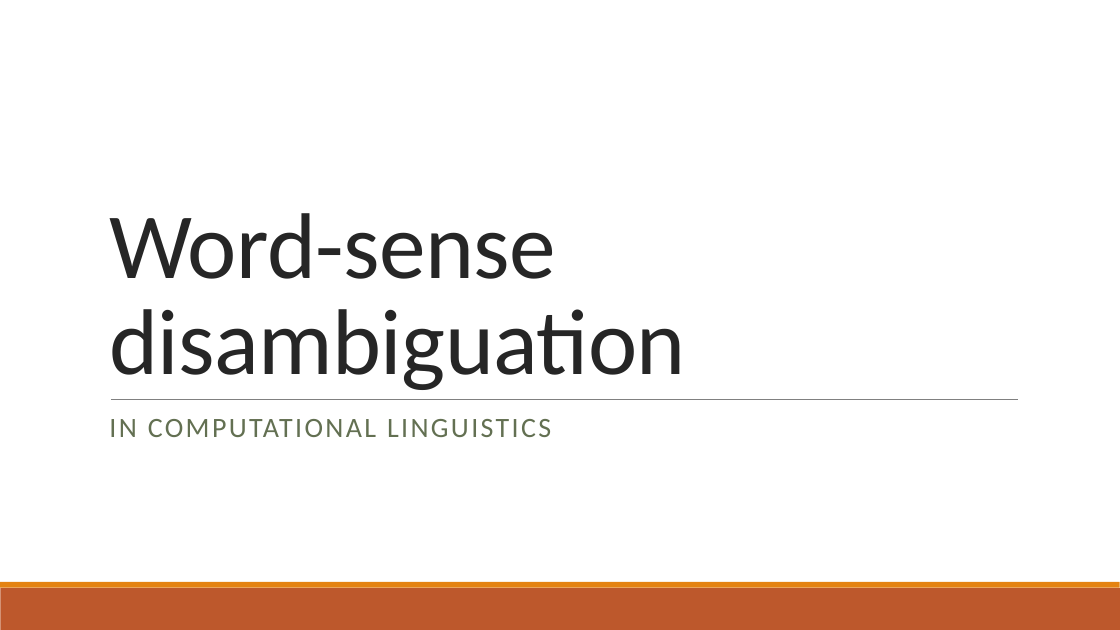
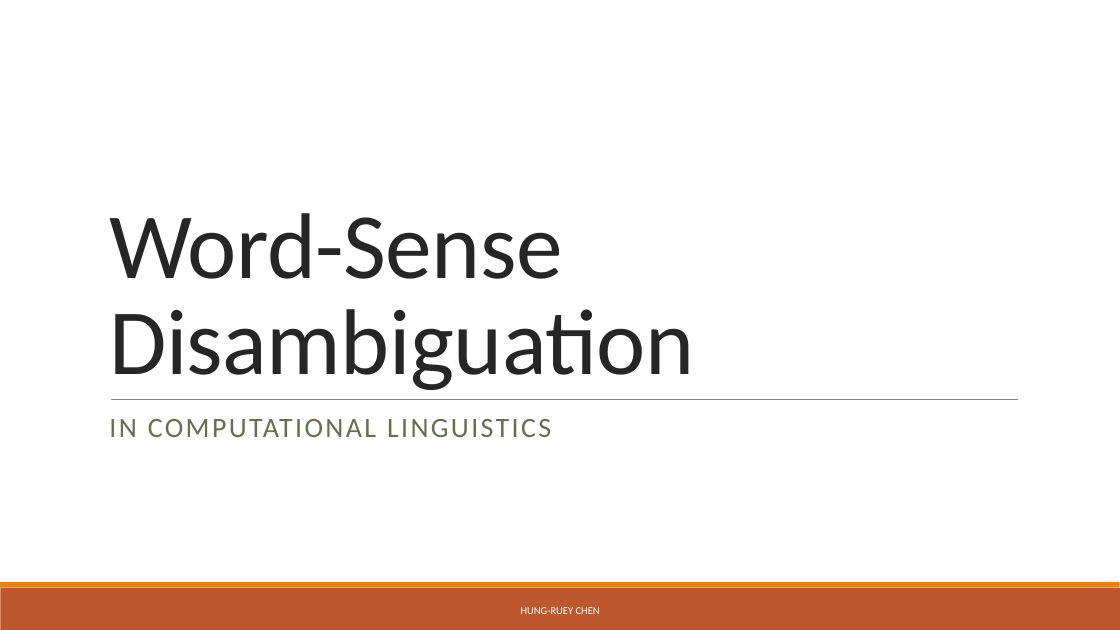
Before and after one commit to vbigmouse/SemEval, a slide deck: slide 1 of Word-sense disambiguation.pptx. Drawn at 1120x630 pixels with LibreOffice and Linux fonts; fonts in the diff are those of the drawing. Boxes give left, top, right and bottom in pixels: in the first picture for what was removed or moved away, otherwise in the second. Text is boxed around its words. In the diff, an @@ line names an element or a change of style, - is before the commit and + after.

Commit message:
[NLP] Word-Sense Disambiguation Summary

```diff
--- a/Word-sense disambiguation.pptx
+++ b/Word-sense disambiguation.pptx
@@ title at (109, 213, 694, 390): text changed @@
-Word-sense disambiguation
+Word-Sense Disambiguation
@@ text added at (521, 607, 600, 614), 9 pt, text #FFFFFF @@
+HUNG-RUEY CHEN
```
Also in this commit, not shown: 2 other slides changed, 1 slide removed.
